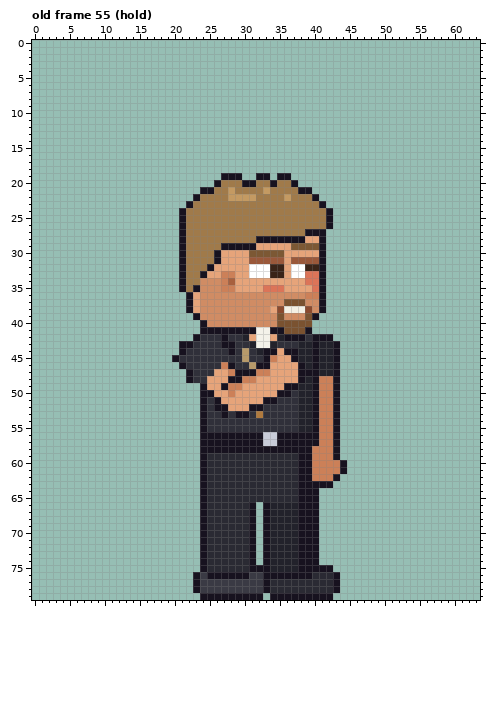
Pixel-art file -- sprites/expo/expo_priest_right_anim.aseprite. That is the earlier state.
64x80 pixels, 123 frames. Colours within 5 levels of each other are drawn and written as one. Shown: old frame 55 (hold). The commit also changed other frames, which this record leaves out.
The result:
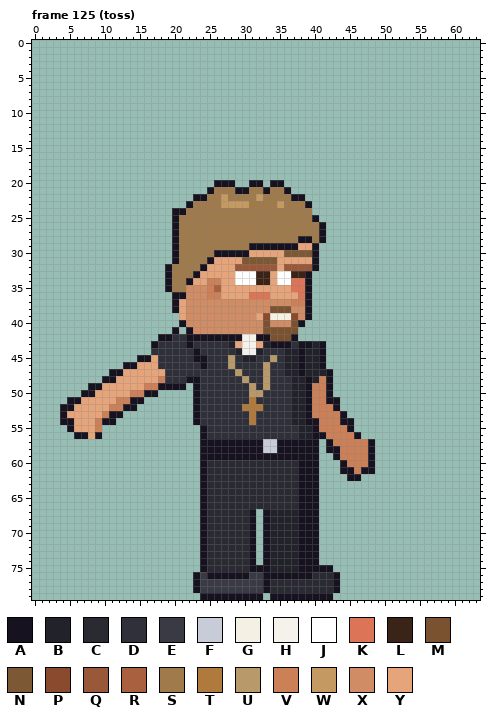
Palette (. is transparent): A #17121f  B #22222b  C #2a2a33  D #30303a  E #3a3a44  F #c8ccd8  G #f4f0e4  H #f4f2ea  J #ffffff  K #dc7458  L #3a2418  M #7a5230  N #7c5834  P #8a4a2e  Q #9a583a  R #a8603e  S #a07a4a  T #b07a3e  U #b89a6a  V #cc8058  W #c49a62  X #d08c64  Y #e6a47a
A new or re-ordered frame is compared with the old frame closest to it.
The exact change:
frames 123 -> 129
Frame 125 (toss) is new; against old frame 55 (hold):
y 19: x 27..29 AAA -> ...; x 32..33 AA -> ..; x 35..36 AA -> ..
y 20: x 27..30 SSSA -> AA..; x 32..33 SS -> A.; x 35..37 SSA -> A..
y 21: x 24 A -> .; x 28..30 WSS -> SAA; x 33 W -> A; x 36..39 SSAA -> A...
y 22: x 24 S -> A; x 27..32 SWWWWS -> WSSSSW; x 36..40 WSSSA -> SAA..
y 23: x 27..30 SSSS -> WWWW; x 35 S -> W; x 39..41 SSA -> A..
y 24: x 20 . -> A; x 40..42 SSA -> ...
y 25: x 20..21 .A -> AS; x 40..42 SSA -> A..
y 26: x 20..21 .A -> AS; x 41..42 SA -> A.
y 27: x 20..21 .A -> AS; x 39..40 AA -> SS
y 28: x 20..21 .A -> AS; x 32..37 AAAAAA -> SSSSSS; x 39..40 YY -> AS
y 29: x 20..21 .A -> AS; x 27..30 AAAA -> SSSS; x 32..41 YYYYYNNNNA -> AAAAAAYYA.
y 30: x 20..21 .A -> AS; x 27..41 YYYYNNNNNYYYYYA -> AAAAYYYYYNNNNA.
y 31: x 20..21 .A -> AS; x 25..26 SA -> AY; x 30..35 YQQQQQ -> NNNNNY; x 37..41 QQQQA -> YYYA.
y 32: x 19..21 ..A -> ASS; x 24..25 SA -> AY; x 29..41 YYJJJLLYJJLLA -> QQQQQQYQQQQA.
y 33: x 19..21 ..A -> ASS; x 23..24 SA -> AY; x 27..30 VVYY -> YYJJ; x 32..41 JJLLYJJKKA -> LLYJJLLA..
y 34: x 19..33 ..ASSXXXVRYYYYY -> ASSAYYVVYYJJJLL; x 35..41 YYYYKKA -> JJKKA..
y 35: x 19..23 ..ASA -> ASSXX; x 25..28 XXVV -> VRYY; x 33..35 KKK -> YYY; x 37..41 YYYKA -> KKA..
y 36: x 20..23 ..AY -> AAXX; x 25..41 XXXXXXXXXXXXXXVVA -> VVYYYYKKKYYYYKA..
y 37: x 20..23 ..AY -> AYXX; x 36..41 MMMXXA -> XVVA..
y 38: x 20..23 ..AY -> AYXX; x 34..41 YPGGGPXA -> MMMXXA..
y 39: x 21..23 ..A -> YXX; x 32..37 XXXMXX -> YPGGGP; x 39..40 MA -> A.
y 40: x 21..24 ...A -> AXXX; x 33 X -> M; x 35..36 MM -> XX; x 38..39 MM -> A.
y 41: x 20 . -> A; x 22..35 ..AAAAAAAAHHAA -> AXXXXXXXXXXMMM; x 38..39 MA -> ..
y 42: x 18..22 ..... -> AADDA; x 24..26 DDD -> AAA; x 28..36 DDBYHHYBA -> AAHHAAMMM; x 38..42 ADAAA -> .....
y 43: x 17..21 ....A -> ADDDD; x 27..36 AADDBHHBDD -> DBYHHYBAAA; x 38..43 BBABBA -> AABA..
y 44: x 17..21 ....A -> DDDDD; x 23 D -> A; x 28..31 ADUD -> DBHH; x 33..38 AAYAAB -> DDDBBA; x 40..43 ABBA -> BA..
y 45: x 15..20 .....A -> AAYDDD; x 23..24 DD -> AA; x 28 D -> U; x 30..31 UD -> BB; x 33..38 AVYYAB -> DUDBBA; x 40..43 ABBA -> BA..
y 46: x 13..21 ........A -> AAYYYDDDD; x 24 D -> A; x 27..28 VA -> DU; x 31..37 UAAYYYY -> DDUDDBB; x 40..43 ABBA -> BA..
y 47: x 11..22 ...........A -> AAYYYYYYDDDD; x 26..37 YYVAAAVVYYYY -> DDDUDDDUDDBB; x 39..40 AA -> BB; x 42..43 BA -> A.
y 48: x 10..21 ............ -> AAYYYYYYVDDD; x 23 D -> A; x 25..40 YYYAAVVYYYYYYABA -> DDDDDUDDUDDDBBAB; x 42..43 VA -> A.
y 49: x 8..21 .............. -> AAYYYYYYVVAAAA; x 23..37 .AYYAVVYYYYYYAA -> ADDDDDDDUDUDDDB; x 39..40 BA -> AV; x 42..43 VA -> A.
y 50: x 7..17 ........... -> AAYYYYYVVAA; x 23..37 .AAYYVYYYYYYAAD -> ADDDDDDDUUDDDDB; x 39..40 BA -> AV; x 42..43 VA -> A.
y 51: x 5..15 ........... -> AAYYYYYVVAA; x 23..24 .A -> AD; x 26..34 AYYYYYYAA -> DDDDDTDDD; x 37 D -> B; x 39..40 BA -> AV; x 42 V -> A
y 52: x 4..14 ........... -> AAYYYYYVVAA; x 23..24 .A -> AD; x 26..32 AAYYYAA -> DDDDTTT; x 37 D -> B; x 39..40 BA -> AV
y 53: x 4..12 ......... -> AYYYYYVAA; x 23..24 .A -> AD; x 27 A -> D; x 29..32 AADT -> DDTD; x 37 D -> B; x 39..40 BA -> AV; x 43..44 A. -> VA
y 54: x 4..11 ........ -> AAYYYVAA; x 23..24 .A -> AD; x 31 D -> T; x 37 D -> B; x 39 B -> A; x 43..45 A.. -> VAA
y 55: x 5..9 ..... -> AYYYV; x 43..45 A.. -> VVA
y 56: x 6..9 .... -> AAYA; x 25..39 AAAAAAAAFFAAAAA -> DDDDDDDDDDDDDBB; x 41 V -> A; x 43..46 A... -> VVVA
y 57: x 41..48 VVA..... -> .AVVVVVA
y 58: x 33..34 AA -> FF; x 40..42 VVV -> A.A; x 44..48 ..... -> VVVVA
y 59: x 25..37 CCCCCCCCCCCCC -> AAAAAAAAAAAAA; x 40..42 VVV -> A..; x 44..48 ..... -> VVVVA
y 60: x 40..43 VVVV -> A...; x 45..48 .... -> VVVA
y 61: x 40..43 VVVV -> A...; x 45..48 .... -> AVAA
y 62: x 40..43 VVVA -> A...; x 45..46 .. -> AA
y 63: x 41..42 AA -> ..
y 66: x 31..37 A.ABBBB -> CCCCCCC
Pixel boxes of the changes (left, top, right, bottom) in both pictures:
changed: (60, 173, 375, 509)
